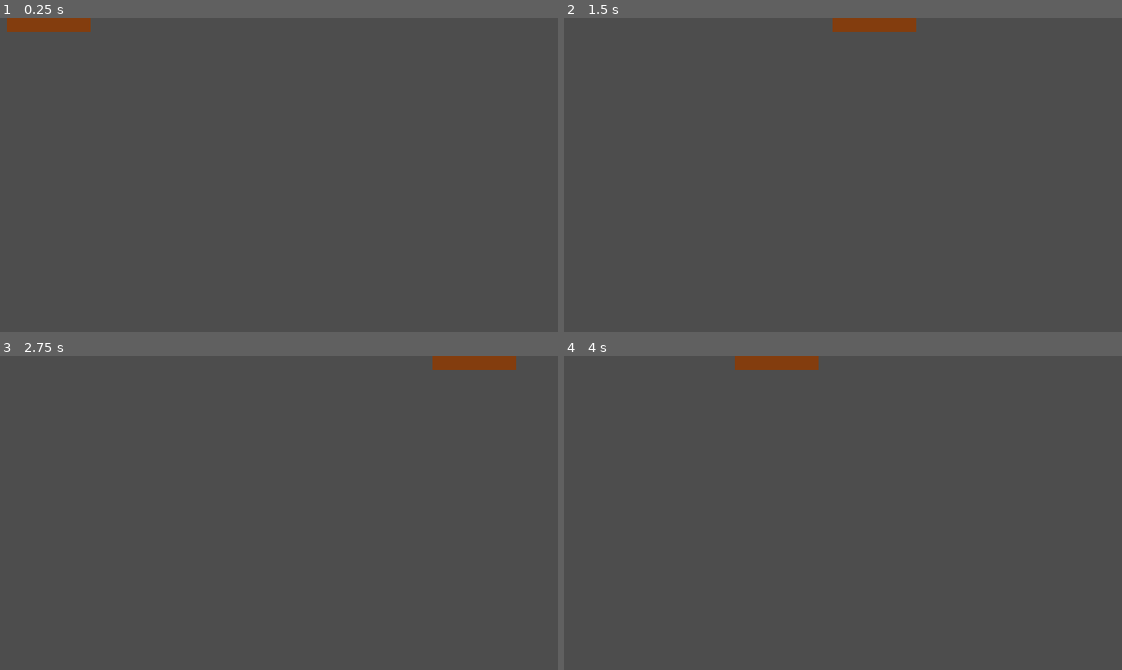
Above: before the commit, frames 1-4 (two rows, left to right).
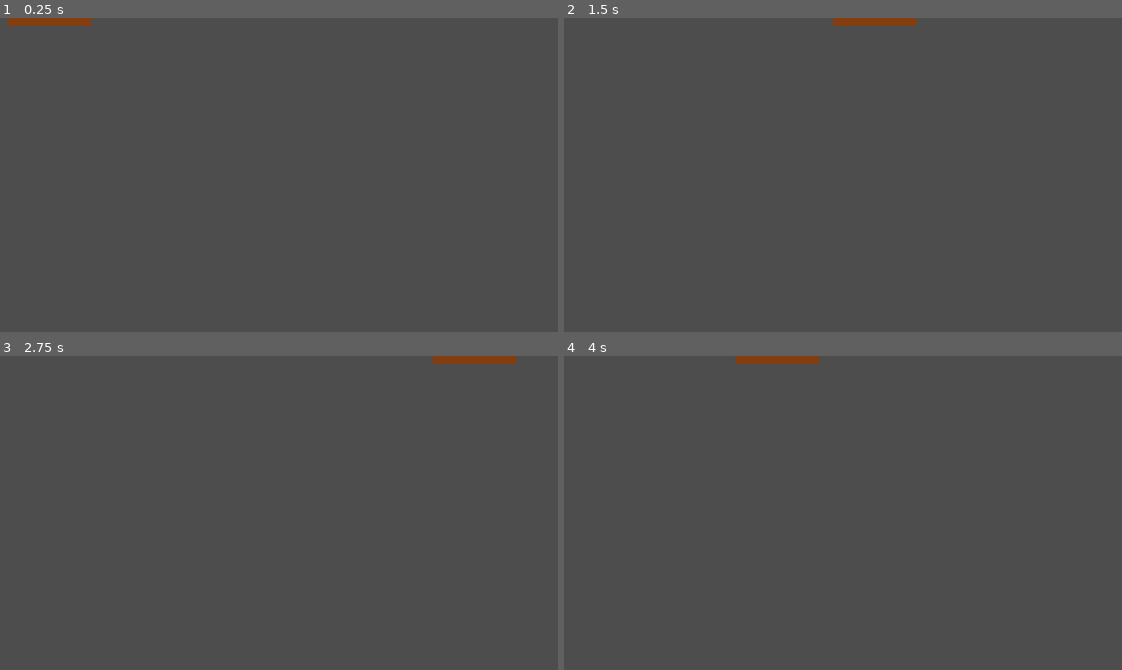
Above: after the commit, the same moments.

Repository: JedsadaSrijunpoe/sunlight-is-enemy
Game: Godot game, scene res://World/moving_platform.tscn
The game is run twice, just before and just after one commit, with the same random seed, the same clock (stepped at 60 frames per second) and the same inputs. This scene is started directly instead of the project's main scene.
Inputs:
- Up to frame 1 (0.25 s): no input
- Up to frame 2 (1.5 s): hold D (move_right) from 0.53 s (still down); tap J (interact) at 0.6 s; tap W (jump) at 0.77 s; tap Space (toggle) at 1.35 s
- Up to frame 3 (2.75 s): tap W (jump) at 1.52 s; release D (move_right) at 2.03 s; hold A (move_left) from 2.03 s (still down); tap J (interact) at 2.1 s
- Up to frame 4 (4 s): release A (move_left) at 2.78 s; hold D (move_right) from 2.78 s (still down); tap Space (toggle) at 2.85 s; tap W (jump) at 3.02, 3.77 s; tap J (interact) at 3.6 s

The runs differ from the first frame. In frame 1, 0.3% of the frame differs, in the area x 1-17%, y 2-5%; in frame 2, 0.3%; in frame 3, 0.3%; in frame 4, 0.3%.

Commit message:
added moving platform

Diff:
--- a/Hazard/knight_enemy.tscn
+++ b/Hazard/knight_enemy.tscn
@@ -23,12 +23,10 @@
 texture = ExtResource("1_tcxht")
 
 [node name="CollisionShape2D" type="CollisionShape2D" parent="."]
-visible = false
 position = Vector2(0, 1.5)
 shape = SubResource("RectangleShape2D_np4d4")
 
 [node name="Hitbox" parent="." instance=ExtResource("3_214pw")]
-visible = false
 collision_layer = 8
 
 [node name="CollisionPolygon2D" parent="Hitbox" index="0"]
@@ -36,7 +34,6 @@
 polygon = PackedVector2Array(-6, 16, -8, -10, -6, -12, 2, -12, 4, -10, 9, -10, 9, 9, 3, 9, 2, 16)
 
 [node name="Hurtbox" parent="." instance=ExtResource("4_dk3re")]
-visible = false
 collision_mask = 4
 
 [node name="CollisionShape2D" parent="Hurtbox" index="0"]
--- a/World/moving_platform.tscn
+++ b/World/moving_platform.tscn
@@ -8,17 +8,19 @@
 [sub_resource type="GradientTexture2D" id="GradientTexture2D_g2psv"]
 gradient = SubResource("Gradient_j6ej3")
 width = 48
-height = 16
+height = 8
 fill_to = Vector2(0, 0)
 
 [sub_resource type="RectangleShape2D" id="RectangleShape2D_yga7v"]
-size = Vector2(48, 16)
+size = Vector2(48, 8)
 
 [node name="MovingPlatform" type="Node2D"]
 script = ExtResource("1_eo601")
 offset = Vector2(300, 0)
 
 [node name="AnimatableBody2D" type="AnimatableBody2D" parent="."]
+collision_layer = 2
+collision_mask = 33
 
 [node name="Sprite2D" type="Sprite2D" parent="AnimatableBody2D"]
 texture = SubResource("GradientTexture2D_g2psv")
--- /dev/null
+++ b/World/moving_spike_platform.tscn
@@ -0,0 +1,37 @@
+[gd_scene load_steps=5 format=3 uid="uid://bbbnlvbey444q"]
+
+[ext_resource type="Script" path="res://World/moving_platform.gd" id="1_wot8i"]
+[ext_resource type="Texture2D" uid="uid://bbnv0wc4yttqy" path="res://World/moving_spike_platform.png" id="2_lsvhe"]
+[ext_resource type="PackedScene" uid="uid://bki1tq2g2gv5o" path="res://Overlap/hitbox.tscn" id="3_cgq87"]
+
+[sub_resource type="RectangleShape2D" id="RectangleShape2D_yga7v"]
+size = Vector2(34, 8)
+
+[node name="MovingSpikePlatform" type="Node2D"]
+script = ExtResource("1_wot8i")
+offset = Vector2(300, 0)
+
+[node name="AnimatableBody2D" type="AnimatableBody2D" parent="."]
+collision_layer = 2
+collision_mask = 33
+
+[node name="Sprite2D" type="Sprite2D" parent="AnimatableBody2D"]
+texture = ExtResource("2_lsvhe")
+
+[node name="CollisionShape2D" type="CollisionShape2D" parent="AnimatableBody2D"]
+shape = SubResource("RectangleShape2D_yga7v")
+
+[node name="Hitbox" parent="AnimatableBody2D" instance=ExtResource("3_cgq87")]
+collision_layer = 4
+
+[node name="CollisionPolygon2D" parent="AnimatableBody2D/Hitbox" index="0"]
+polygon = PackedVector2Array(-17, -4, -24, 0, -17, 4)
+
+[node name="Hitbox2" parent="AnimatableBody2D" instance=ExtResource("3_cgq87")]
+collision_layer = 4
+
+[node name="CollisionPolygon2D" parent="AnimatableBody2D/Hitbox2" index="0"]
+polygon = PackedVector2Array(17, -4, 24, 0, 17, 4)
+
+[editable path="AnimatableBody2D/Hitbox"]
+[editable path="AnimatableBody2D/Hitbox2"]
Binary file added: World/moving_spike_platform.png
Not shown, added: World/moving_spike_platform.png.import
